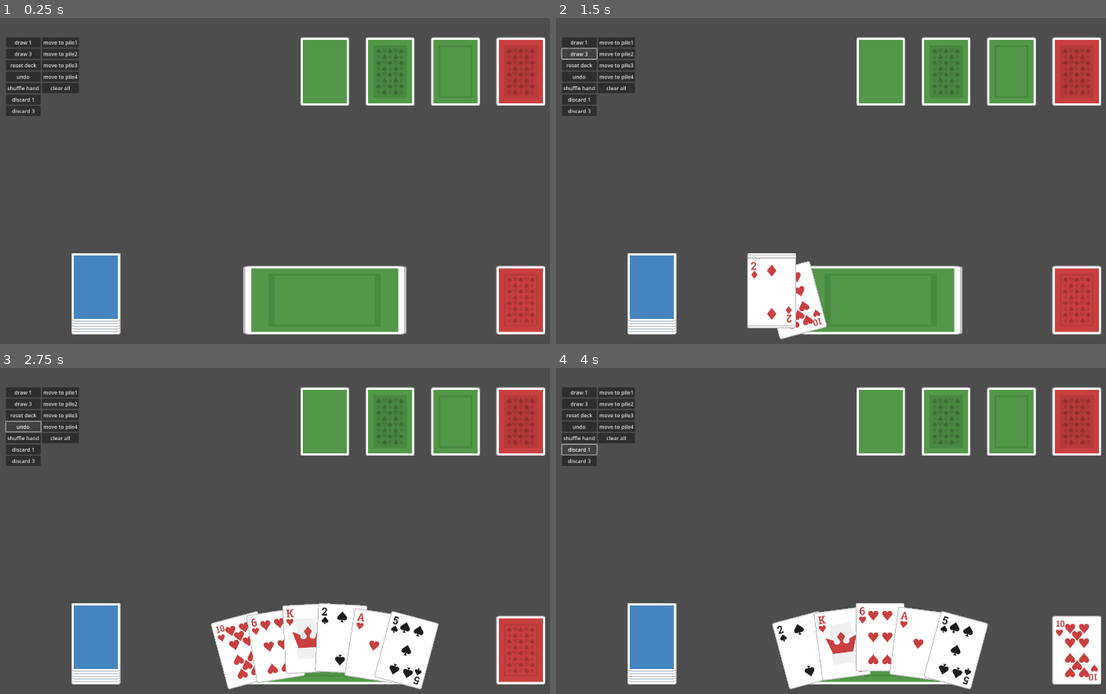
Above: before the commit, frames 1-4 (two rows, left to right).
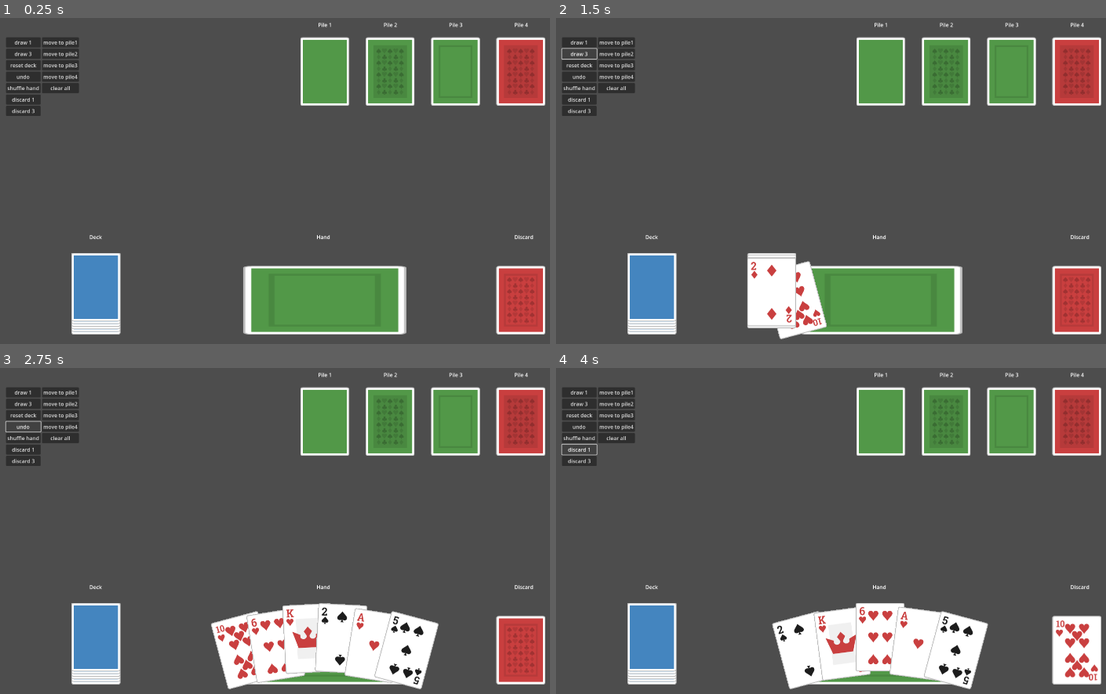
Above: after the commit, the same moments.

Repository: emabrey/card-framework
Game: Godot game, scene res://example1/example1.tscn
Same seed, same stepped clock (60 frames per second), same inputs: the game is played once before the commit and once after it. This scene is started directly instead of the project's main scene.
Inputs:
- Up to frame 1 (0.25 s): no input
- Up to frame 2 (1.5 s): click "draw 1" at 0.5 s; click "draw 3" at 1.25 s
- Up to frame 3 (2.75 s): click "undo" at 2 s
- Up to frame 4 (4 s): click "shuffle hand" at 2.75 s; click "discard 1" at 3.5 s

The runs differ from the first frame. In frame 1, 0.1% of the frame differs, in the area x 16-98%, y 1-68%; in frame 2, 0.1%; in frame 3, 0.1%; in frame 4, 0.1%.

Commit message:
feat: add labels for game elements in example1.tscn

Diff:
--- a/example1/example1.tscn
+++ b/example1/example1.tscn
@@ -138,6 +138,55 @@
 offset_right = 1600.0
 offset_bottom = 800.0
 sensor_texture = ExtResource("11_5najx")
+
+[node name="Pile1Label" type="Label" parent="."]
+offset_left = 1055.0
+offset_top = 50.0
+offset_right = 1097.0
+offset_bottom = 73.0
+text = "Pile 1"
+
+[node name="Pile2Label" type="Label" parent="."]
+offset_left = 1255.0
+offset_top = 50.0
+offset_right = 1297.0
+offset_bottom = 73.0
+text = "Pile 2"
+
+[node name="Pile3Label" type="Label" parent="."]
+offset_left = 1455.0
+offset_top = 50.0
+offset_right = 1497.0
+offset_bottom = 73.0
+text = "Pile 3"
+
+[node name="Pile4Label" type="Label" parent="."]
+offset_left = 1655.0
+offset_top = 50.0
+offset_right = 1697.0
+offset_bottom = 73.0
+text = "Pile 4"
+
+[node name="HandLabel" type="Label" parent="."]
+offset_left = 1050.0
+offset_top = 700.0
+offset_right = 1092.0
+offset_bottom = 723.0
+text = "Hand"
+
+[node name="DeckLabel" type="Label" parent="."]
+offset_left = 355.0
+offset_top = 700.0
+offset_right = 395.0
+offset_bottom = 723.0
+text = "Deck"
+
+[node name="DiscardLabel" type="Label" parent="."]
+offset_left = 1655.0
+offset_top = 700.0
+offset_right = 1714.0
+offset_bottom = 723.0
+text = "Discard"
 
 [connection signal="pressed" from="ButtonContainer/ButtonColumnContainer1/Draw1Button" to="." method="_on_draw_1_button_pressed"]
 [connection signal="pressed" from="ButtonContainer/ButtonColumnContainer1/Draw3Button" to="." method="_on_draw_3_button_pressed"]
